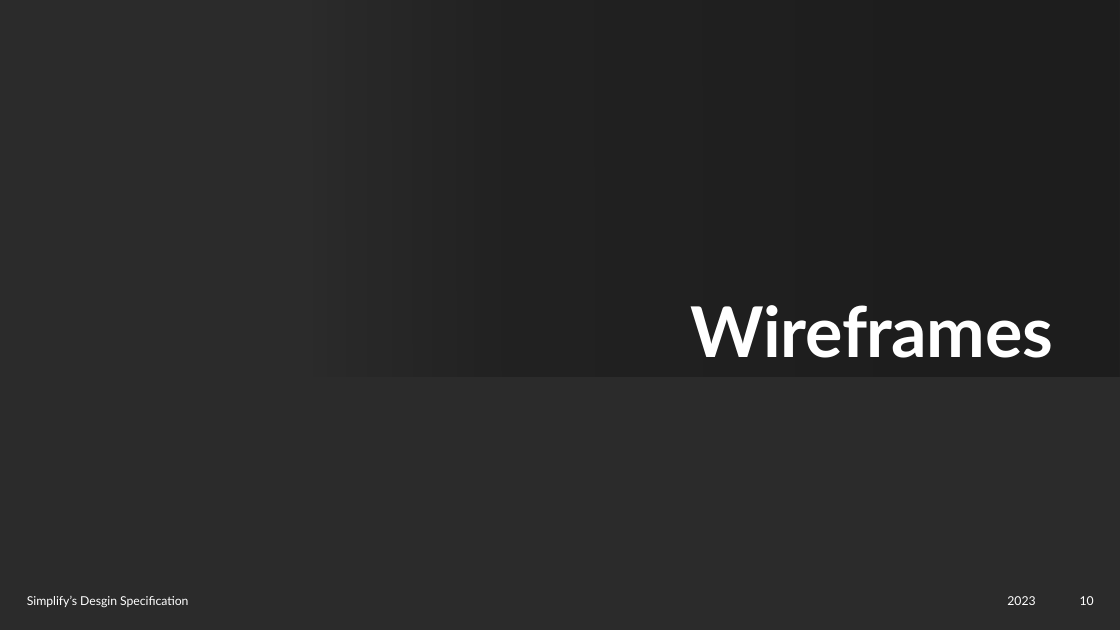
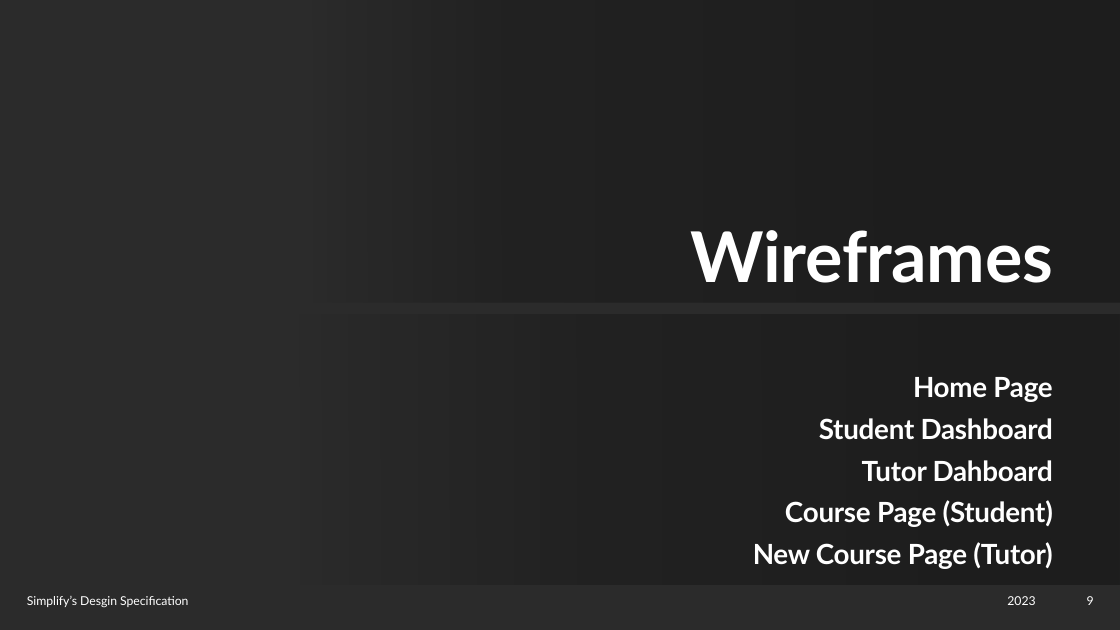
Before and after one commit to praharsh05/ITech-Group, a slide deck: slide 9 of Design specification/ITech_GP.pptx (slide 10 before the commit). Drawn at 1120x630 pixels with LibreOffice and Linux fonts; fonts in the diff are those of the drawing; background and template pictures are left out; a plain dark background stands for a picture behind light text. Boxes give left, top, right and bottom in pixels: in the first picture for what was removed or moved away, otherwise in the second. Text is boxed around its words. In the diff, an @@ line names an element or a change of style, - is before the commit and + after.

```diff
--- a/Design specification/ITech_GP.pptx
+++ b/Design specification/ITech_GP.pptx
@@ title "Wireframes" resized from (x1=108, y1=0, x2=1120, y2=376) to (x1=108, y1=0, x2=1120, y2=302) @@
@@ subtitle added at (x1=298, y1=315, x2=1120, y2=585), fill gradient #000000, 23.8 pt, text #FFFFFF, bold @@
+Home Page
+Student Dashboard
+Tutor Dahboard
+Course Page (Student)
+New Course Page (Tutor)
@@ page number at (x1=1087, y1=596, x2=1094, y2=605): text changed @@
-10
+9
```
Also in this commit, not shown: 5 other slides changed, 4 slides added, 5 slides removed, 1 other file.
